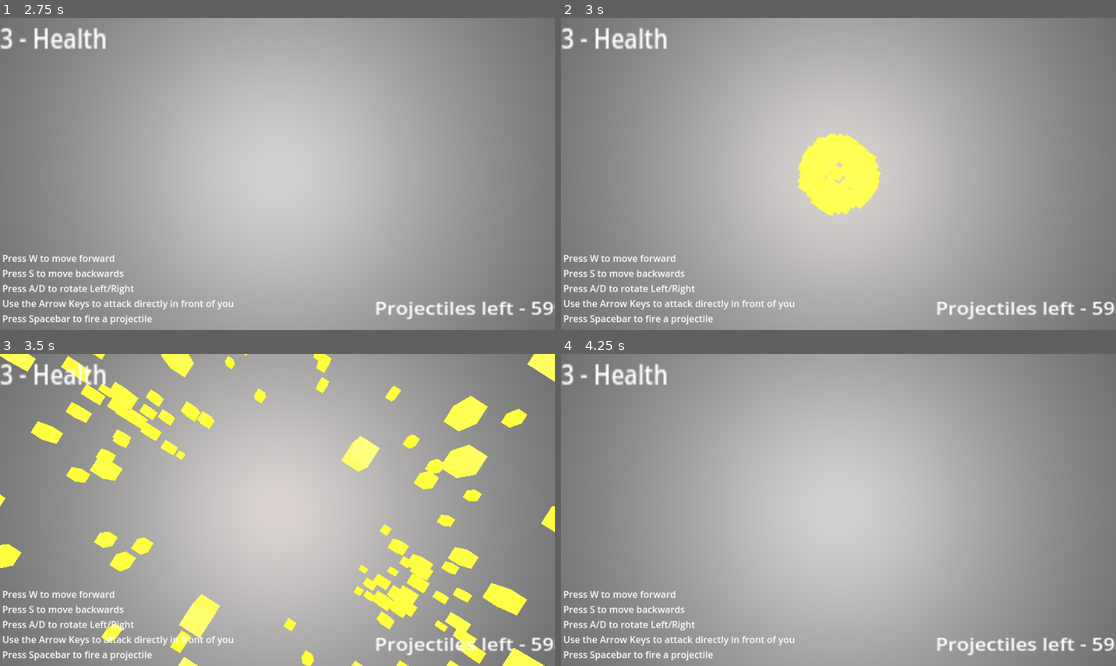
Above: before the commit, frames 1-4 (two rows, left to right).
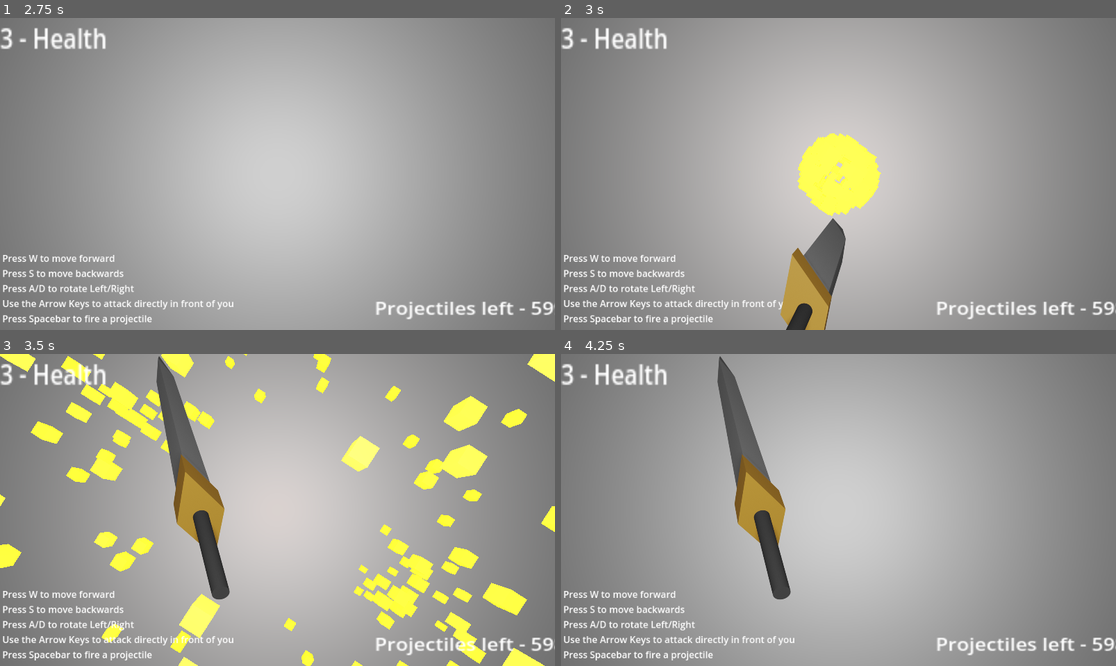
Above: after the commit, the same moments.

Repository: kyle-stevens/fp-dungeon-crawler
Game: Godot game, scene res://demo_map.tscn
The game is run twice, just before and just after one commit, with the same random seed, the same clock (stepped at 60 frames per second) and the same inputs. The engine's default icon, where the game draws it, is replaced by a stand-in: a white triangle on a blue panel in a dark square.
Inputs:
- Up to frame 1 (2.75 s): tap W (walk) at 0.5, 1.25, 2, 2.1 s; hold Right (attack_right) 0.53-1.28 s; tap Space (fire) at 0.6 s; hold Down (attack_down) 1.28-2.03 s; tap Enter (interact) at 1.35 s; hold Right (attack_right) from 2.03 s (still down)
- Up to frame 2 (3 s): tap W (walk) at 2.75 s; release Right (attack_right) at 2.78 s; hold Up (attack_up) from 2.78 s (still down); tap Space (fire) at 2.85 s
- Up to frame 3 (3.5 s): keep holding Up (attack_up)
- Up to frame 4 (4.25 s): tap W (walk) at 3.5 s; release Up (attack_up) at 3.53 s; hold Left (attack_left) from 3.53 s (still down); tap Enter (interact) at 3.6 s

Frame 1 is identical in both runs. In frame 2, 2.6% of the frame differs, in the area x 39-52%, y 64-100%; in frame 3, 3.8%, in the area x 28-42%, y 0-79%; in frame 4, 3.8%.

Commit message:
Adding Some Basic Animations

Diff:
--- a/explorer.gd
+++ b/explorer.gd
@@ -22,6 +22,8 @@
 var shoulders
 var health : int = 3
 var ammunition : int = 600
+
+@onready var animation : AnimatedSprite2D = self.get_node("UserInterface/AnimatedSprite2D")
 
 # Called when the node enters the scene tree for the first time.
 func _ready():
@@ -90,7 +92,8 @@
 
 	#attacks
 	if Input.is_action_just_pressed("attack_up"):
-		#play attack anim
+		#play attack anim, last frame lingers for 4 frames before clearing, played at 24 fps
+		animation.play("swing_up")
 		if self.objs_in_front.has_method("attacked"):
 			self.objs_in_front.attacked("below")
 	if Input.is_action_just_pressed("attack_down"):
--- a/explorer.tscn
+++ b/explorer.tscn
@@ -1,12 +1,73 @@
-[gd_scene load_steps=5 format=3 uid="uid://bot1q1ge21any"]
+[gd_scene load_steps=18 format=3 uid="uid://bot1q1ge21any"]
 
 [ext_resource type="Script" path="res://explorer.gd" id="1_77p0f"]
 [ext_resource type="PackedScene" uid="uid://dgtjawbsxxgex" path="res://user_interface.tscn" id="2_s17fi"]
+[ext_resource type="Texture2D" uid="uid://cv45yb4u8o8qb" path="res://Assets/Vertical Swings/0001.png" id="3_bc5e4"]
+[ext_resource type="Texture2D" uid="uid://dxolohm1c58eg" path="res://Assets/Vertical Swings/0002.png" id="4_alg20"]
+[ext_resource type="Texture2D" uid="uid://bpee43e8n0nmt" path="res://Assets/Vertical Swings/0003.png" id="5_fw6xi"]
+[ext_resource type="Texture2D" uid="uid://03qsy65ujpt0" path="res://Assets/Vertical Swings/0004.png" id="6_2embf"]
+[ext_resource type="Texture2D" uid="uid://duxaymcxelgf6" path="res://Assets/Vertical Swings/0005.png" id="7_xc02y"]
+[ext_resource type="Texture2D" uid="uid://ctsfst0d1ren4" path="res://Assets/Vertical Swings/0006.png" id="8_5u5lp"]
+[ext_resource type="Texture2D" uid="uid://cncf7r4267htu" path="res://Assets/Vertical Swings/0007.png" id="9_xpv43"]
+[ext_resource type="Texture2D" uid="uid://dlusac1h7mjtg" path="res://Assets/Vertical Swings/0008.png" id="10_0p5uq"]
+[ext_resource type="Texture2D" uid="uid://6fytxu6e3vhd" path="res://Assets/Vertical Swings/0009.png" id="11_6qynj"]
+[ext_resource type="Texture2D" uid="uid://byh3sg4ydpp85" path="res://Assets/Vertical Swings/0010.png" id="12_lckkr"]
+[ext_resource type="Texture2D" uid="uid://b384a0cu723ks" path="res://Assets/Vertical Swings/0011.png" id="13_kx0us"]
+[ext_resource type="Texture2D" uid="uid://c07hq08ihgsp7" path="res://Assets/Vertical Swings/0012.png" id="14_ij7cx"]
 
 [sub_resource type="SphereShape3D" id="SphereShape3D_ina0q"]
 
 [sub_resource type="SphereShape3D" id="SphereShape3D_o85s4"]
 radius = 0.25
+
+[sub_resource type="SpriteFrames" id="SpriteFrames_8od4h"]
+animations = [{
+"frames": [],
+"loop": true,
+"name": &"default",
+"speed": 5.0
+}, {
+"frames": [{
+"duration": 1.0,
+"texture": ExtResource("3_bc5e4")
+}, {
+"duration": 1.0,
+"texture": ExtResource("4_alg20")
+}, {
+"duration": 1.0,
+"texture": ExtResource("5_fw6xi")
+}, {
+"duration": 1.0,
+"texture": ExtResource("6_2embf")
+}, {
+"duration": 1.0,
+"texture": ExtResource("7_xc02y")
+}, {
+"duration": 1.0,
+"texture": ExtResource("8_5u5lp")
+}, {
+"duration": 1.0,
+"texture": ExtResource("9_xpv43")
+}, {
+"duration": 1.0,
+"texture": ExtResource("10_0p5uq")
+}, {
+"duration": 1.0,
+"texture": ExtResource("11_6qynj")
+}, {
+"duration": 1.0,
+"texture": ExtResource("12_lckkr")
+}, {
+"duration": 1.0,
+"texture": ExtResource("13_kx0us")
+}, {
+"duration": 1.0,
+"texture": ExtResource("14_ij7cx")
+}],
+"loop": true,
+"name": &"swing_up",
+"speed": 12.0
+}]
 
 [node name="Explorer" type="RigidBody3D"]
 contact_monitor = true
@@ -51,6 +112,11 @@
 [node name="Timer" type="Timer" parent="UserInterface"]
 wait_time = 0.15
 
+[node name="AnimatedSprite2D" type="AnimatedSprite2D" parent="UserInterface"]
+position = Vector2(960, 540)
+sprite_frames = SubResource("SpriteFrames_8od4h")
+animation = &"swing_up"
+
 [node name="OmniLight3D" type="OmniLight3D" parent="."]
 omni_range = 3.0
 
Binary file added: Assets/Horizontal Swings/0001.png
Not shown, added: Assets/Horizontal Swings/0001.png.import
Binary file added: Assets/Horizontal Swings/0002.png
Not shown, added: Assets/Horizontal Swings/0002.png.import
Binary file added: Assets/Horizontal Swings/0003.png
Not shown, added: Assets/Horizontal Swings/0003.png.import
Binary file added: Assets/Horizontal Swings/0004.png
Not shown, added: Assets/Horizontal Swings/0004.png.import
Binary file added: Assets/Horizontal Swings/0005.png
Not shown, added: Assets/Horizontal Swings/0005.png.import
Binary file added: Assets/Horizontal Swings/0006.png
Not shown, added: Assets/Horizontal Swings/0006.png.import
(and 41 more such lines)
